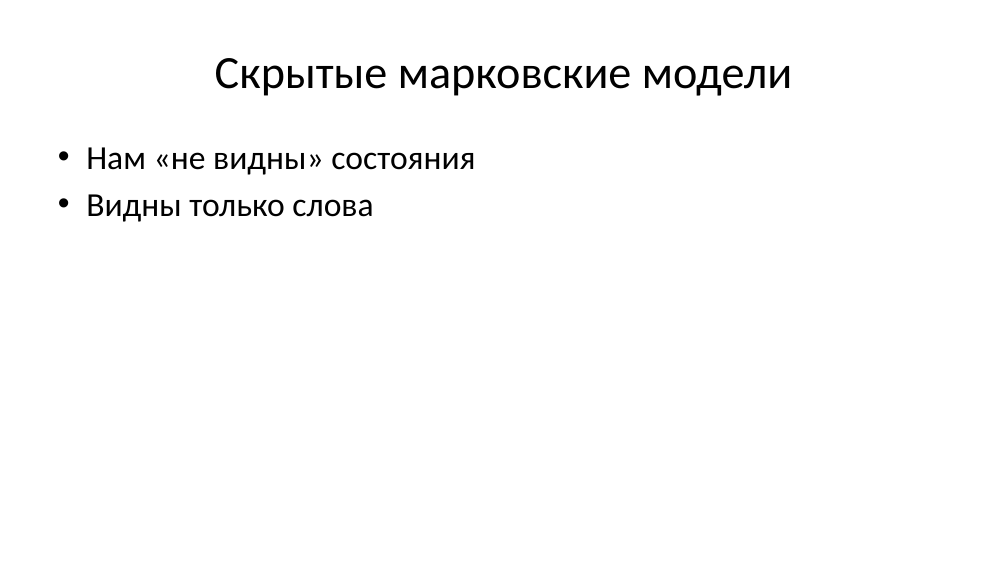
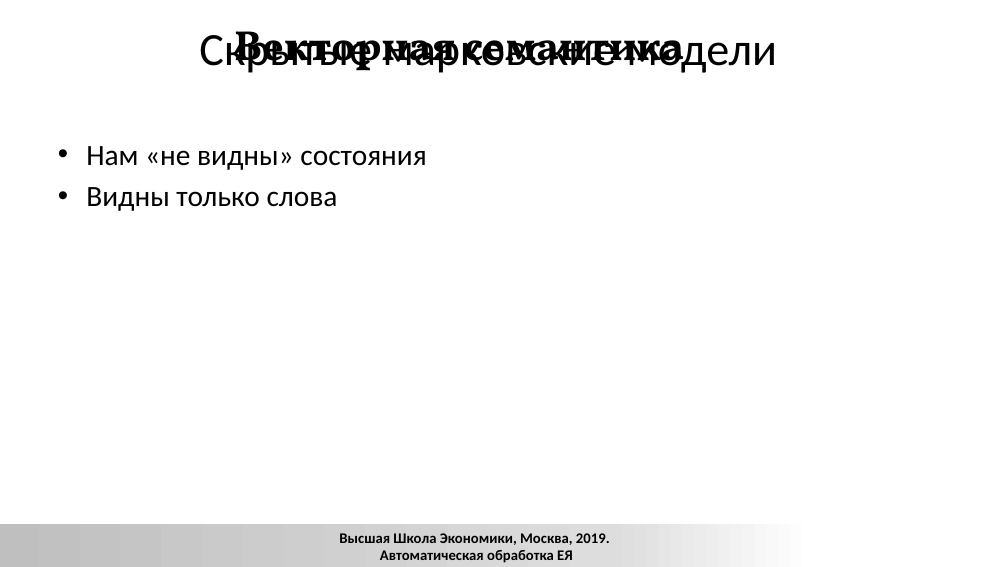
Before and after one commit to xngoli/nlp2019, a slide deck: slide 63 of lectures/2019_CL1_L_disambiguation.pptx (slide 64 before the commit). Drawn at 1008x567 pixels with LibreOffice and Linux fonts; fonts in the diff are those of the drawing; background and template pictures are left out. Boxes give left, top, right and bottom in pixels: in the first picture for what was removed or moved away, otherwise in the second. Text is boxed around its words. In the diff, an @@ line names an element or a change of style, - is before the commit and + after.

```diff
--- a/lectures/2019_CL1_L_disambiguation.pptx
+++ b/lectures/2019_CL1_L_disambiguation.pptx
@@ title "Скрытые марковские модели" rewrapped from bbox=[215, 58, 792, 96] to bbox=[199, 31, 777, 73] @@
@@ text added at bbox=[234, 31, 685, 73], 40 pt, text #000000, bold @@
+Векторная семантика
@@ text "Нам «не видны» состояния" at bbox=[86, 146, 426, 211]: size 32 to 28 pt @@
@@ rectangle added at bbox=[0, 524, 814, 567], fill gradient #BFBFBF to #DDDDDD to #FFFFFF @@
@@ rectangle added at bbox=[0, 524, 814, 567], fill gradient #BFBFBF to #DDDDDD to #FFFFFF @@
@@ text added at bbox=[299, 522, 634, 562], 14 pt, text #000000, bold @@
+Высшая Школа Экономики, Москва, 2015. С.Ю.
+Толдова. Компьютерная лингвистика 2
@@ text added at bbox=[339, 533, 610, 563], 14 pt, text #000000, bold @@
+Высшая Школа Экономики, Москва, 2019.
+Автоматическая обработка ЕЯ
```
Also in this commit, not shown: 16 other slides changed, 10 slides added, 3 slides removed, 2 other files.
